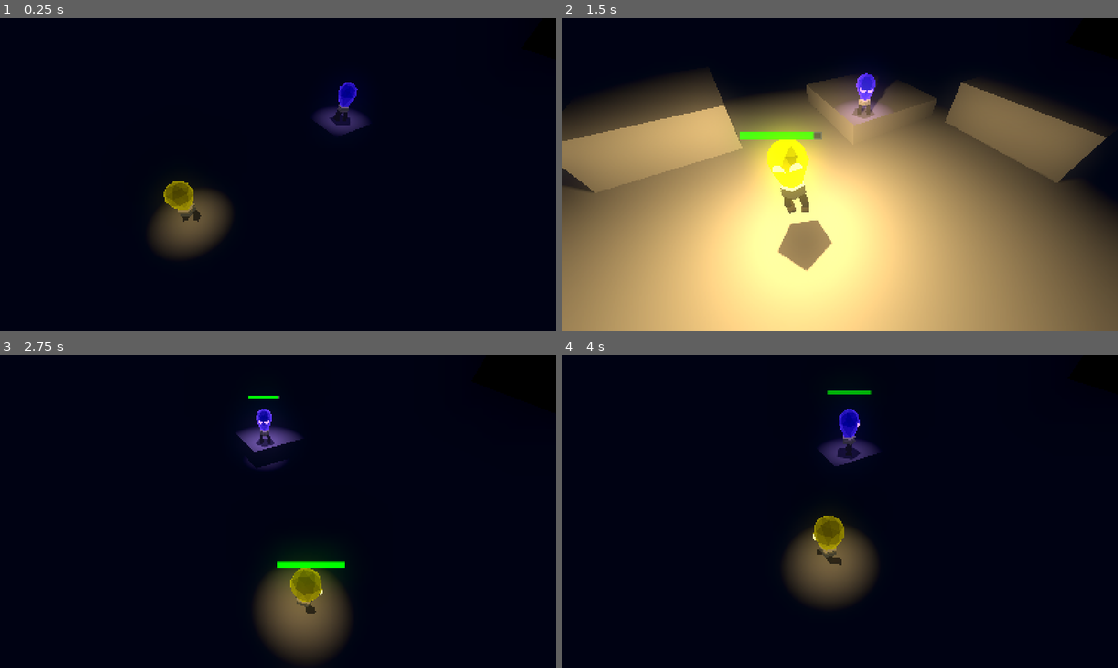
Above: before the commit, frames 1-4 (two rows, left to right).
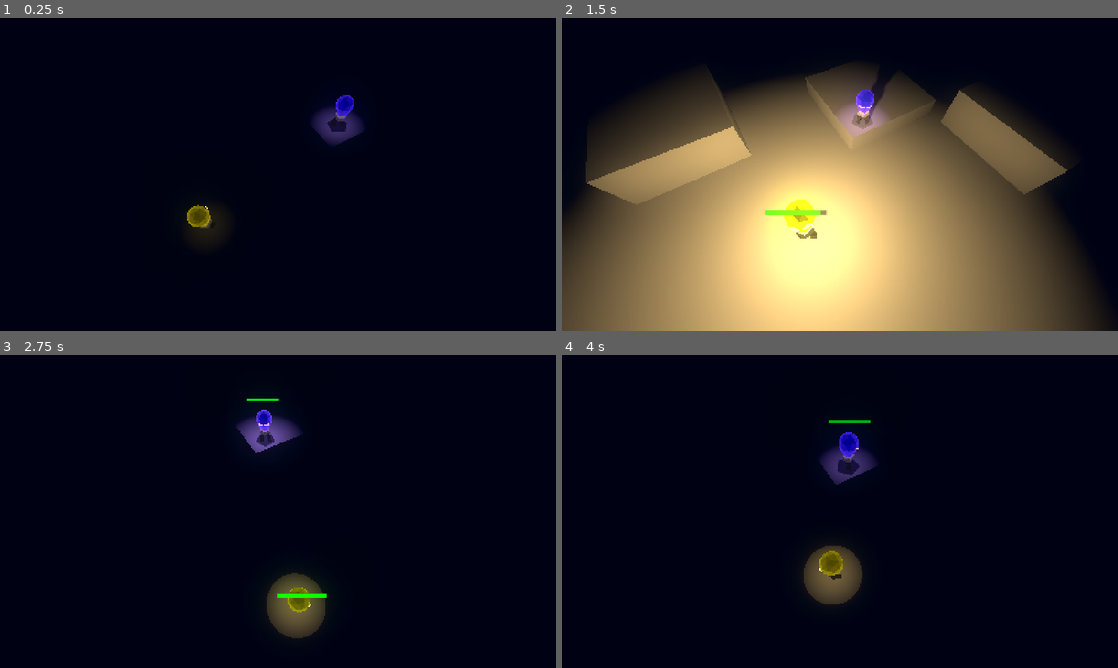
Above: after the commit, the same moments.

Repository: LowPolyFreak/EllieDeesAdventure
Game: Godot game, scene res://Scenes/main.tscn
Two runs of this game, one before a commit and one after it. Both use one fixed random seed, a clock stepped at 60 frames per second and the inputs below.
Inputs:
- Up to frame 1 (0.25 s): no input
- Up to frame 2 (1.5 s): hold D (right_p1) 0.53-1.28 s; tap Down (down_p2) at 0.6 s; tap Space (jump_p1) at 0.77 s; hold S (down_p1) from 1.28 s (still down); tap Shift (glow_p1) at 1.35 s
- Up to frame 3 (2.75 s): tap Space (jump_p1) at 1.52 s; release S (down_p1) at 2.03 s; hold D (right_p1) from 2.03 s (still down); tap Keypad 0 (glow_p2) at 2.1 s
- Up to frame 4 (4 s): release D (right_p1) at 2.78 s; hold W (up_p1) 2.78-3.53 s; tap Left (left_p2) at 2.85 s; tap Space (jump_p1) at 3.02, 3.77 s; hold A (left_p1) from 3.53 s (still down); tap Right (right_p2) at 3.6 s

The runs differ from the first frame. In frame 1, 3.1% of the frame differs, in the area x 27-66%, y 20-77%; in frame 2, 51%, in the area x 0-100%, y 15-100%; in frame 3, 4.4%; in frame 4, 3.7%.

Commit message:
leash system

Diff:
--- a/Scenes/ellie.tscn
+++ b/Scenes/ellie.tscn
@@ -96,7 +96,6 @@
 input_1/reset = true
 
 [sub_resource type="AnimationNodeBlendTree" id="AnimationNodeBlendTree_gil87"]
-graph_offset = Vector2(-1086.1, -30.9175)
 "nodes/Anim Idle/node" = SubResource("AnimationNodeAnimation_krkkc")
 "nodes/Anim Idle/position" = Vector2(-700, 60)
 "nodes/Anim Jump/node" = SubResource("AnimationNodeAnimation_a7u0u")
@@ -134,17 +133,17 @@
 [node name="EllieModel" parent="." instance=ExtResource("2_mu1gt")]
 
 [node name="Skeleton3D" parent="EllieModel/Armature" index="0"]
-bones/0/position = Vector3(0.012152, 0.474556, -0.0309338)
-bones/0/rotation = Quaternion(-0.023094, -0.00310144, -0.00165813, 0.999727)
-bones/1/rotation = Quaternion(0.0612757, -0.165017, 0.967727, 0.180331)
+bones/0/position = Vector3(0.0112425, 0.477873, -0.0276473)
+bones/0/rotation = Quaternion(-0.038845, -0.00370555, -0.0016675, 0.999237)
+bones/1/rotation = Quaternion(0.0639641, -0.182608, 0.965552, 0.173986)
 bones/1/scale = Vector3(1, 1, 1)
-bones/2/rotation = Quaternion(0.481372, -0.0037553, 0.224989, 0.847141)
-bones/3/rotation = Quaternion(-0.87484, -0.0140701, -0.0251271, 0.483556)
+bones/2/rotation = Quaternion(0.471954, -0.00378381, 0.220587, 0.853572)
+bones/3/rotation = Quaternion(-0.868632, -0.0180664, -0.0288824, 0.494285)
 bones/3/scale = Vector3(1, 1, 1)
-bones/4/rotation = Quaternion(-0.0377079, -0.173118, 0.972987, -0.148002)
+bones/4/rotation = Quaternion(-0.0405983, -0.191155, 0.969881, -0.145406)
 bones/4/scale = Vector3(1, 1, 1)
-bones/5/rotation = Quaternion(0.490732, 0.0037262, -0.229364, 0.840571)
-bones/6/rotation = Quaternion(-0.88164, 0.0191862, 0.0655001, 0.46696)
+bones/5/rotation = Quaternion(0.481023, 0.00375638, -0.224826, 0.847382)
+bones/6/rotation = Quaternion(-0.874617, 0.022128, 0.0653538, 0.47988)
 bones/6/scale = Vector3(1, 1, 1)
 bones/7/position = Vector3(-0.187498, 0.245262, -0.282433)
 bones/8/position = Vector3(-0.170884, 0.0506439, 0.0332276)
@@ -157,7 +156,7 @@
 bones/10/scale = Vector3(1, 1, 1)
 
 [node name="BoneAttachment3D" parent="EllieModel/Armature/Skeleton3D" index="0"]
-transform = Transform3D(0.999975, 0.00345861, -0.00612459, -0.00317211, 0.998928, 0.0461857, 0.00627776, -0.0461652, 0.998914, 0.012152, 0.474556, -0.0309338)
+transform = Transform3D(0.999967, 0.00362034, -0.00727589, -0.00304458, 0.996977, 0.077643, 0.00753499, -0.0776183, 0.996955, 0.0112425, 0.477873, -0.0276473)
 
 [node name="OmniLight3D" parent="EllieModel/Armature/Skeleton3D/BoneAttachment3D" index="0"]
 light_energy = 0.25
--- a/Scenes/main.tscn
+++ b/Scenes/main.tscn
@@ -92,6 +92,7 @@
 shadow_enabled = true
 
 [node name="Floor" type="MeshInstance3D" parent="BG"]
+transform = Transform3D(1.99413, 0, 0, 0, 1, 0, 0, 0, 2.29232, 0, 0, 0)
 mesh = SubResource("PlaneMesh_3xmyv")
 skeleton = NodePath("../..")
 metadata/_edit_group_ = true
@@ -165,11 +166,12 @@
 }
 autoplay = "new_animation"
 
-[node name="CameraFollow" type="Node3D" parent="."]
+[node name="CameraFollow" type="Node3D" parent="." groups=["CameraFollow"]]
+transform = Transform3D(1, 0, 0, 0, 1, 0, 0, 0, 1, 0, 4, 0)
 script = ExtResource("3_8lji5")
 
 [node name="Camera3D" type="Camera3D" parent="CameraFollow"]
-transform = Transform3D(1, 0, 0, 0, 0.707106, 0.707107, 0, -0.707107, 0.707106, 0, 6.97469, 7.24263)
+transform = Transform3D(1, 0, 0, 0, 0.499999, 0.866026, 0, -0.866026, 0.499999, 0, 6.97469, 7.24263)
 current = true
 
 [node name="UpdateTimer" type="Timer" parent="CameraFollow"]
@@ -177,9 +179,9 @@
 autostart = true
 
 [node name="ZoomIn" type="Marker3D" parent="CameraFollow"]
-transform = Transform3D(1, 0, 0, 0, 0.707107, 0.707107, 0, -0.707107, 0.707107, 0, 4.13456, 4.40251)
+transform = Transform3D(1, 0, 0, 0, 0.707107, 0.707107, 0, -0.707107, 0.707107, 0, 2.72035, 2.9883)
 
 [node name="ZoomOut" type="Marker3D" parent="CameraFollow"]
-transform = Transform3D(1, 0, 0, 0, 0.707107, 0.707107, 0, -0.707107, 0.707107, 0, 8.17945, 8.4474)
+transform = Transform3D(1, 0, 0, 0, 0.707107, 0.707107, 0, -0.707107, 0.707107, 0, 6.76524, 7.03319)
 
 [connection signal="timeout" from="CameraFollow/UpdateTimer" to="CameraFollow" method="_on_update_timer_timeout"]
--- a/Scripts/player.gd
+++ b/Scripts/player.gd
@@ -8,6 +8,7 @@
 @export var glow_energy = 2.0
 @export var default_light_range = 2
 @export var glow_light_range = 15
+@export var leash_lenght = 15.0
 
 @onready var animation_tree = $AnimationTree
 @onready var omni_light_3d = $EllieModel/Armature/Skeleton3D/BoneAttachment3D/OmniLight3D
@@ -15,10 +16,13 @@
 @onready var bulb: MeshInstance3D = $EllieModel/Armature/Skeleton3D/Bulb
 @onready var bulb_mat = bulb.get_active_material(1) as ShaderMaterial
 @onready var original_size = bulb.scale
+
 @onready var battery_charge_timer: Timer = $Timers/BatteryChargeTimer
 @onready var battery_drain_timer: Timer = $Timers/BatteryDrainTimer
 @onready var burnout_timer: Timer = $Timers/BurnoutTimer
 @onready var battery_bar_3d: ProgressBar = $SubViewport/BatteryBar3D
+
+@onready var camera_follow = get_tree().get_first_node_in_group("CameraFollow")
 
 const SPEED = 5.0
 const JUMP_VELOCITY = 12
@@ -49,6 +53,7 @@
 
 func _physics_process(delta):
 
+
 	battery_bar_3d.value = battery
 	# Add the gravity.
 	if not is_on_floor():
@@ -78,6 +83,16 @@
 		velocity.x = move_toward(velocity.x, 0, SPEED)
 		velocity.z = move_toward(velocity.z, 0, SPEED)
 	ellie_model.rotation.y = lerp_angle(ellie_model.rotation.y, atan2(-last_direction.x, -last_direction.z), delta * rotation_speed)
+
+	var player_leash = Vector3(
+		clampf(global_position.x, float(camera_follow.global_position.x - leash_lenght), (camera_follow.global_position.x + leash_lenght)),
+		global_position.y,
+		clampf(global_position.z, float(camera_follow.global_position.z - (leash_lenght / 2)), (camera_follow.global_position.z + (leash_lenght / 2)))
+	)
+
+	if direction:
+		global_position = player_leash
+
 
 	move_and_slide()
 
--- a/project.godot
+++ b/project.godot
@@ -27,6 +27,7 @@
 [global_group]
 
 Bulbs=""
+CameraFollow=""
 
 [input]
 
